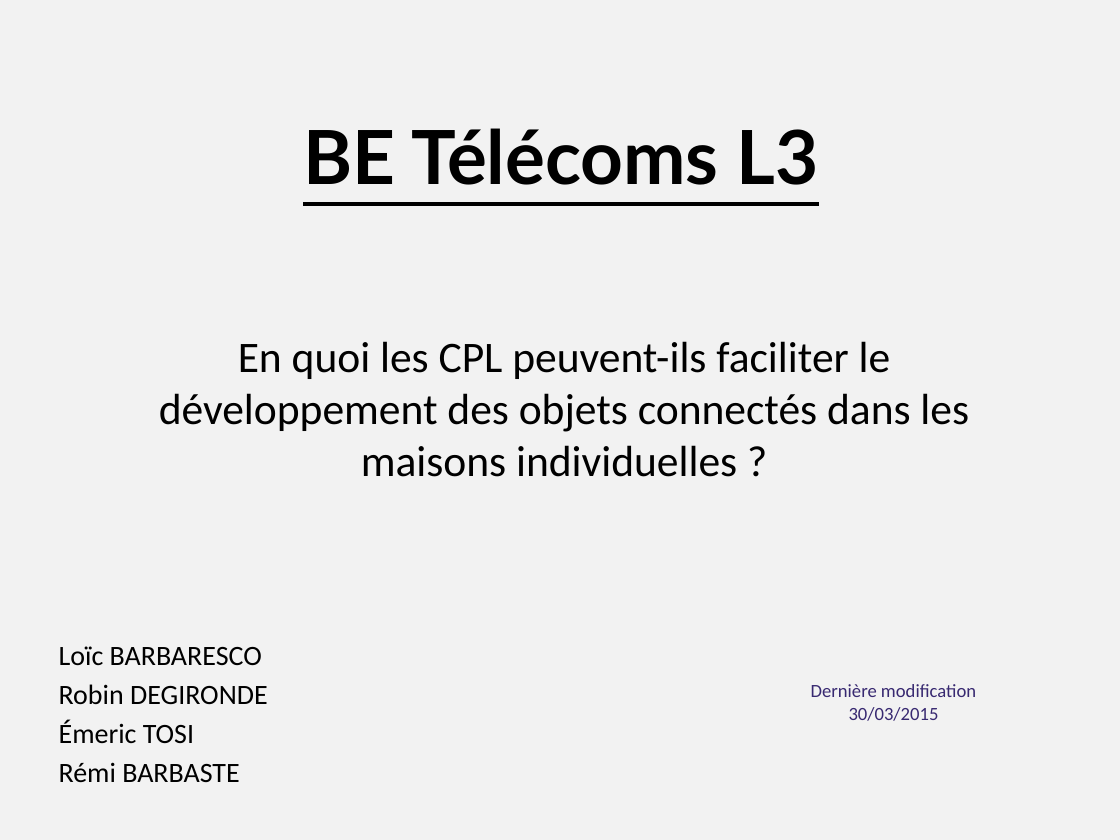
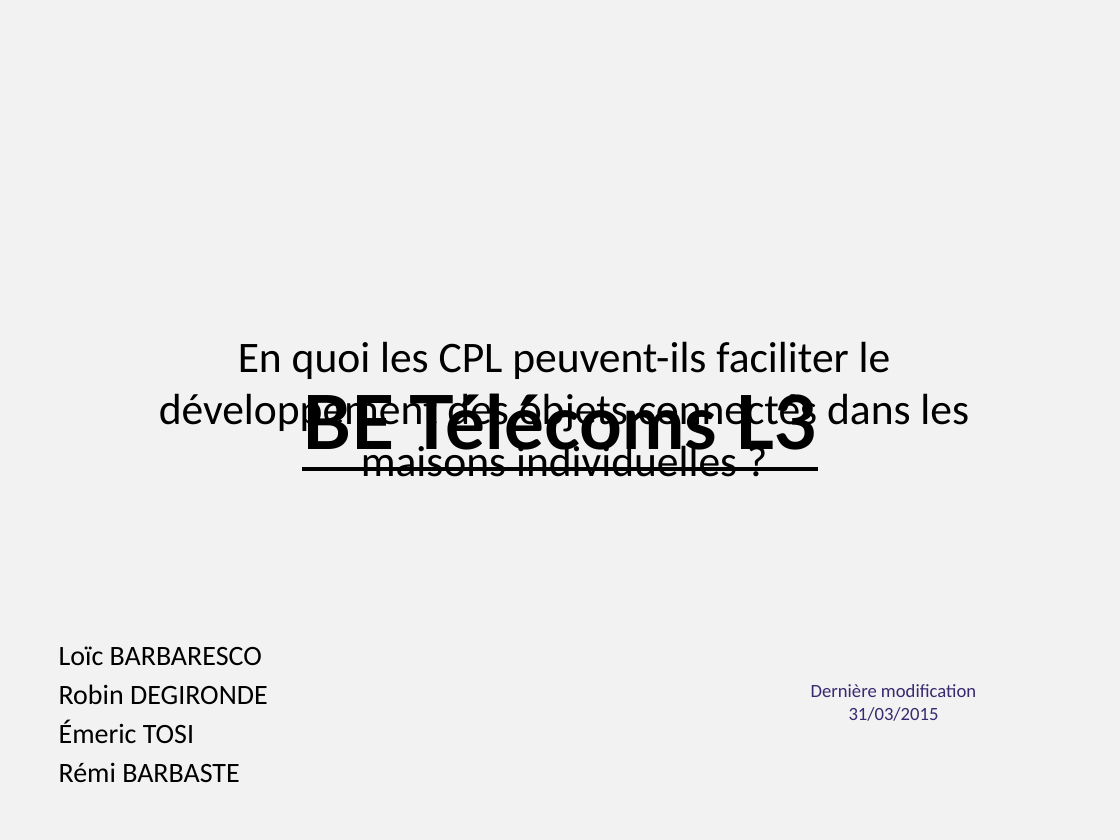
Before and after one commit to emeric254/BETelecomsCPL2014, a slide deck: slide 1 of documents/diapo 30-03.pptx. Drawn at 1120x840 pixels with LibreOffice and Linux fonts; fonts in the diff are those of the drawing; background and template pictures are left out. Boxes give left, top, right and bottom in pixels: in the first picture for what was removed or moved away, otherwise in the second. Text is boxed around its words. In the diff, an @@ line names an element or a change of style, - is before the commit and + after.

Commit message:
modif diapo

```diff
--- a/documents/diapo 30-03.pptx
+++ b/documents/diapo 30-03.pptx
@@ title "BE Télécoms L3" rewrapped from (303, 128, 819, 185) to (302, 393, 818, 463) @@
@@ text at (811, 684, 976, 721): text changed @@
-Dernière modification 30/03/2015
+Dernière modification 31/03/2015
```
Also in this commit, not shown: 19 other slides changed.
